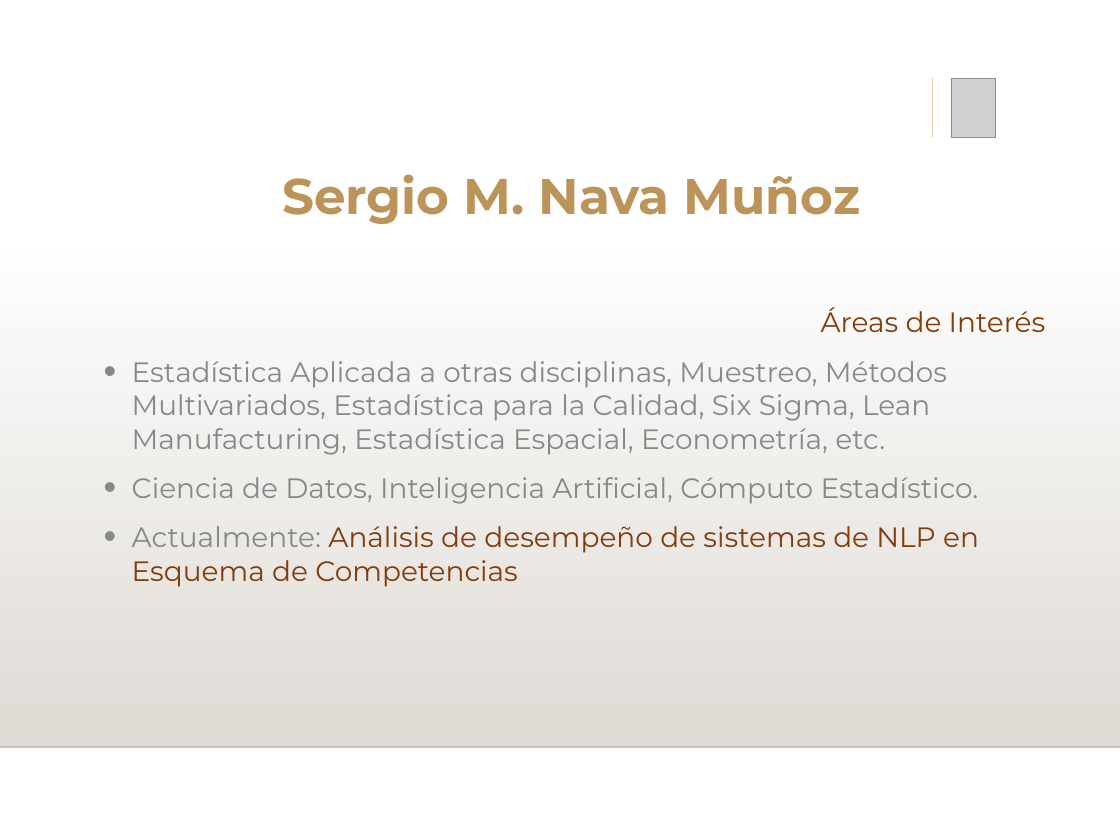
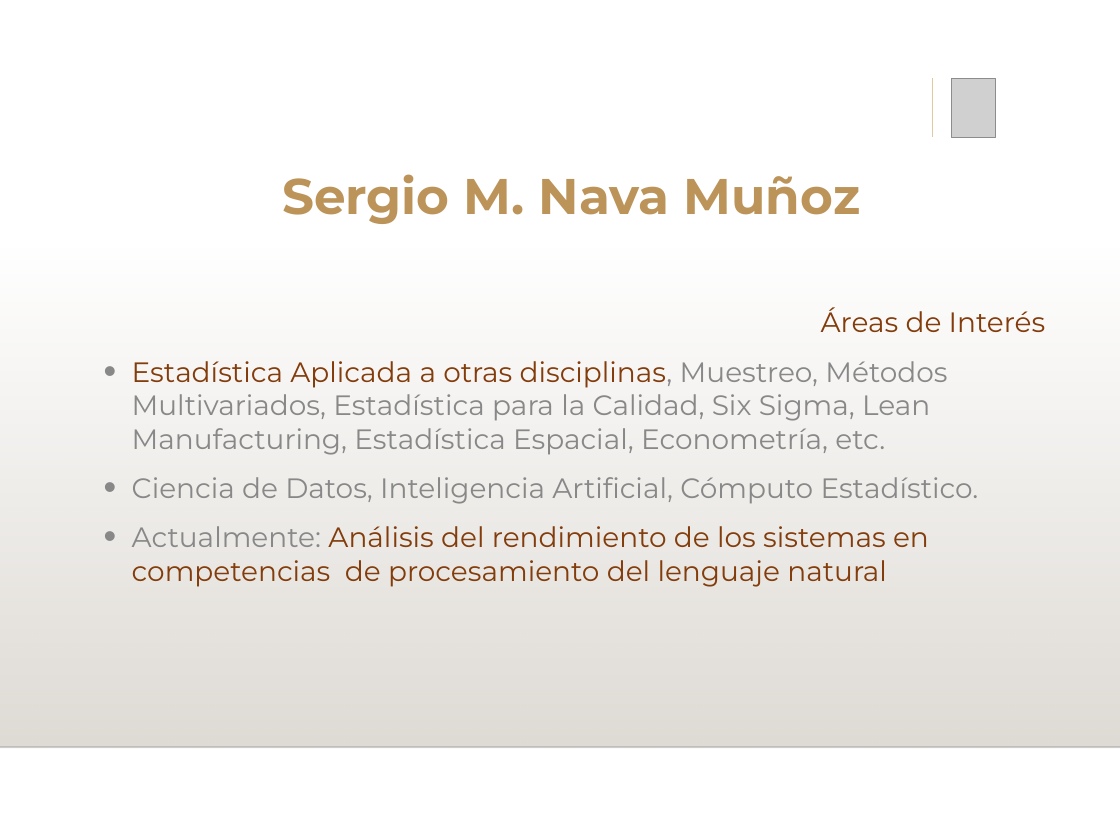
Before and after one commit to NavaSergio/Docencia_varios, a slide deck: slide 3 of SeminarioProyectos1/Presentación SMNM.pptx. Drawn at 1120x840 pixels with LibreOffice and Linux fonts; fonts in the diff are those of the drawing; grey boxes stand for pictures; background and template pictures are left out. Boxes give left, top, right and bottom in pixels: in the first picture for what was removed or moved away, otherwise in the second. Text is boxed around its words. In the diff, an @@ line names an element or a change of style, - is before the commit and + after.

```diff
--- a/SeminarioProyectos1/Presentación SMNM.pptx
+++ b/SeminarioProyectos1/Presentación SMNM.pptx
@@ text at <box>132,361,947,455</box>: text colour #888888 to #833C0B in "Estadística Aplicada a otras disciplinas," @@
@@ text at <box>132,526,929,587</box>: text changed @@
-• Actualmente: Análisis de desempeño de sistemas de NLP en Esquema de Competencias
+• Actualmente: Análisis del rendimiento de los sistemas en competencias de procesamiento del lenguaje natural
```
Also in this commit, not shown: 2 other slides changed, 4 slides added, 1 other file.
